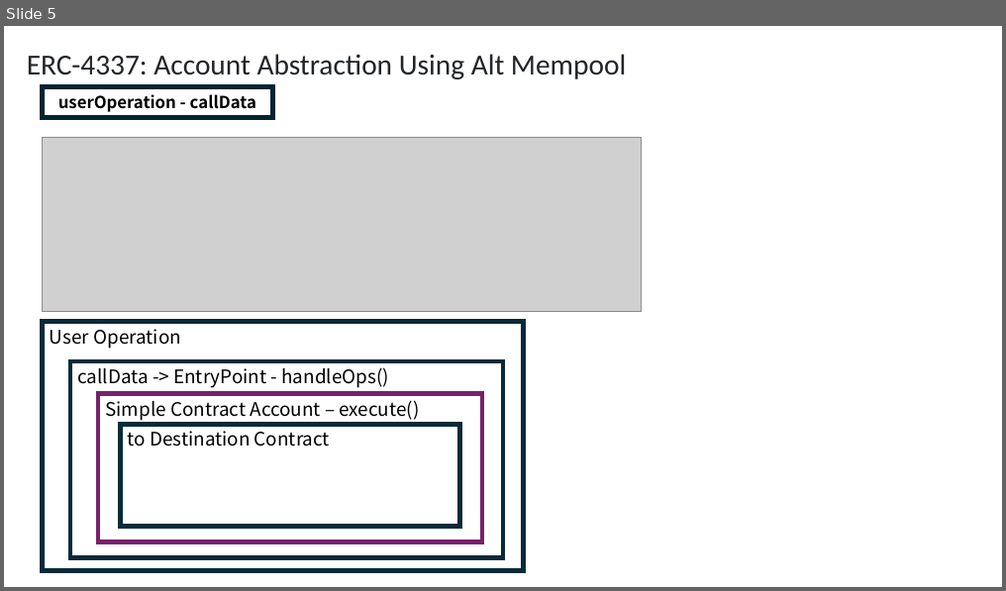
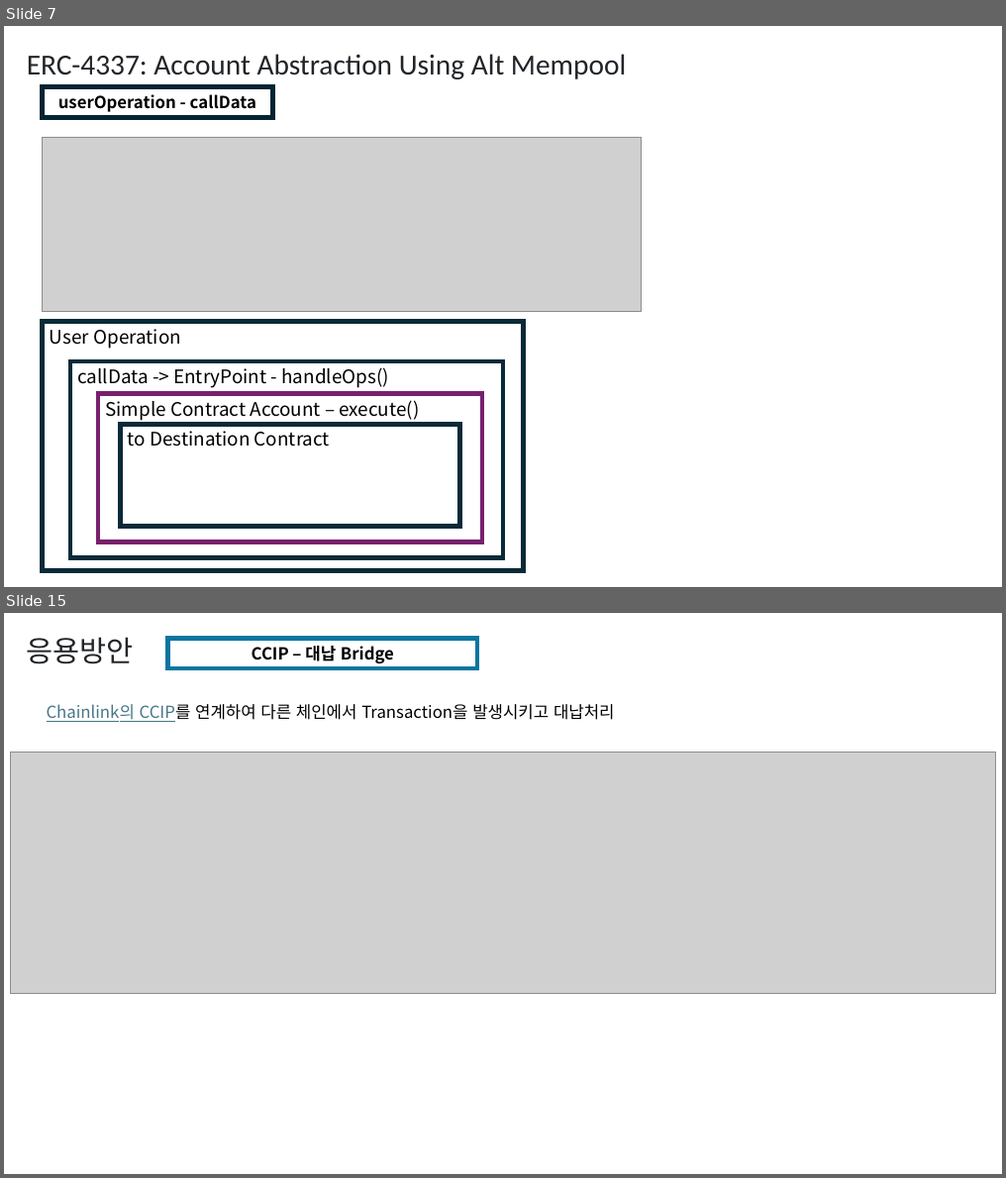
Before and after one commit to yyyljy/erc4337_alchemybundler, a slide deck: ERC4337.pptx. Shown one above the other, each under a label of ours: slide 5 before the commit, slides 7 and 15 after it; the slides between them are not shown. The pictures are 1006x591 and 1006x1178 pixels, drawn with LibreOffice and Linux fonts; fonts in the diff are those of the drawing; grey boxes stand for pictures. Boxes give left, top, right and bottom in pixels: in the first picture for what was removed or moved away, otherwise in the second. Text is boxed around its words. In the diff, an @@ line names an element or a change of style, - is before the commit and + after.

```diff
--- a/ERC4337.pptx
+++ b/ERC4337.pptx
@@ slide 15 added at [4, 613, 1002, 1174], background #FFFFFF @@
@@ text added at [27, 637, 134, 664], 28 pt, text #212529 @@
+응용방안
@@ rectangle added at [168, 639, 477, 668], outline #0B76A0 4.5 pt, 16 pt, text #000000, bold @@
+CCIP – 대납 Bridge
@@ text added at [47, 704, 615, 722], 16 pt, text #000000 @@
+Chainlink의 CCIP를 연계하여 다른 체인에서 Transaction을 발생시키고 대납처리
@@ picture added at [10, 753, 996, 994] @@
@@ what was slide 5 is now slide 7 @@
```
Also in this commit, not shown: 5 slides changed, 9 other slides added, 4 other files.
